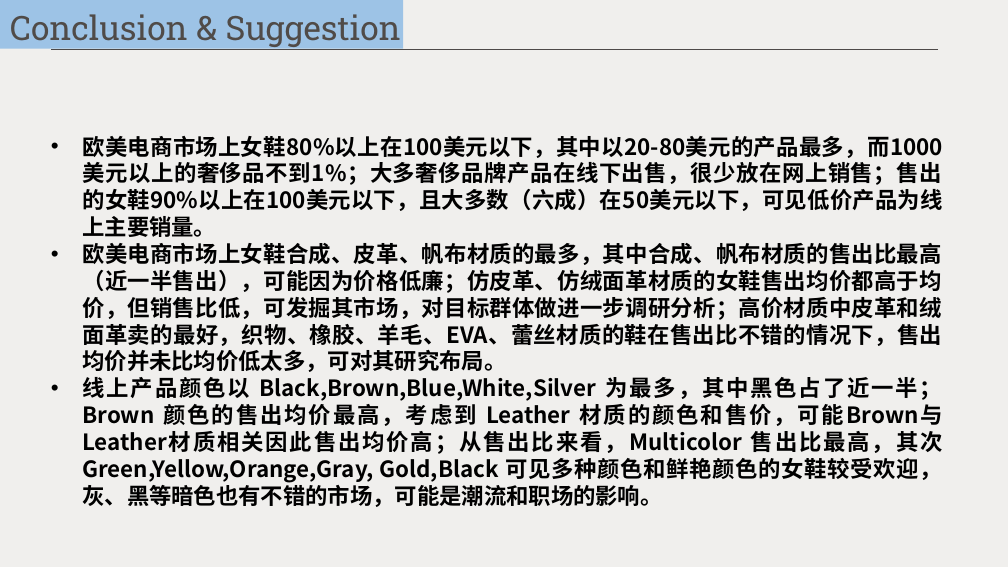
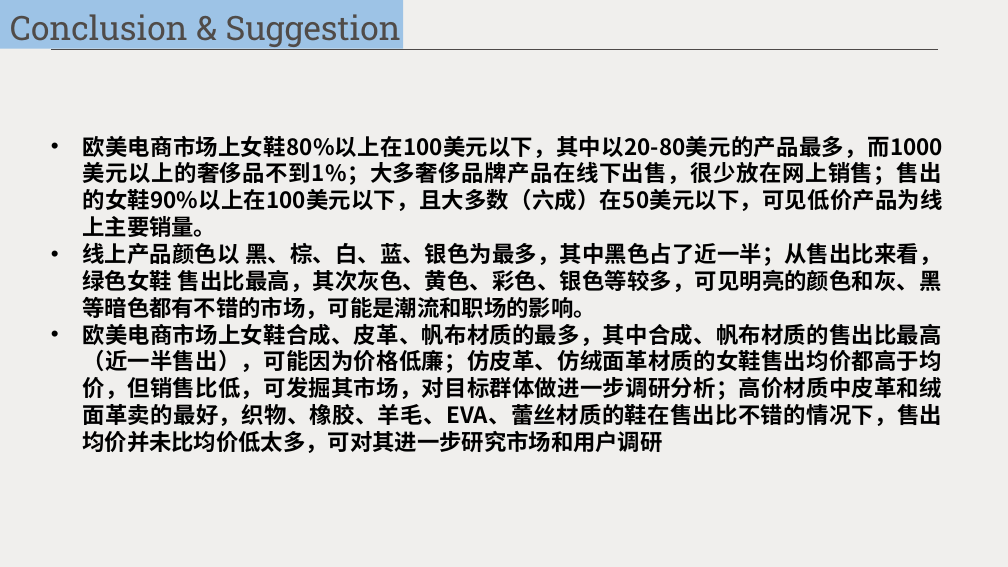
Before and after one commit to ShiyuNie/DataAnalysis-SQLTableauPractice, a slide deck: slide 13 of OnlineWomenShoes.pptx (slide 11 before the commit). Drawn at 1008x567 pixels with LibreOffice and Linux fonts; fonts in the diff are those of the drawing. Boxes give left, top, right and bottom in pixels: in the first picture for what was removed or moved away, otherwise in the second. Text is boxed around its words. In the diff, an @@ line names an element or a change of style, - is before the commit and + after.

Commit message:
update

```diff
--- a/OnlineWomenShoes.pptx
+++ b/OnlineWomenShoes.pptx
@@ text at [82, 243, 942, 453]: text changed @@
-• 欧美电商市场上女鞋合成、皮革、帆布材质的最多，其中合成、帆布材质的售出比最高（近一半售出），可能因为价格低廉；仿皮革、仿绒面革材质的女鞋售出均价都高于均价，但销售比低，可发掘其市场，对目标群体做进一步调研分析；高价材质中皮革和绒面革卖的最好，织物、橡胶、羊毛、EVA、蕾丝材质的鞋在售出比不错的情况下，售出均价并未比均价低太多，可对其研究布局。
-• 线上产品颜色以 Black,Brown,Blue,White,Silver 为最多，其中黑色占了近一半；Brown 颜色的售出均价最高，考虑到 Leather 材质的颜色和售价，可能Brown与Leather材质相关因此售出均价高；从售出比来看，Multicolor 售出比最高，其次Green,Yellow,Orange,Gray, Gold,Black 可见多种颜色和鲜艳颜色的女鞋较受欢迎，灰、黑等暗色也有不错的市场，可能是潮流和职场的影响。
+• 线上产品颜色以 黑、棕、白、蓝、银色为最多，其中黑色占了近一半；从售出比来看，绿色女鞋 售出比最高，其次灰色、黄色、彩色、银色等较多，可见明亮的颜色和灰、黑等暗色都有不错的市场，可能是潮流和职场的影响。
+• 欧美电商市场上女鞋合成、皮革、帆布材质的最多，其中合成、帆布材质的售出比最高（近一半售出），可能因为价格低廉；仿皮革、仿绒面革材质的女鞋售出均价都高于均价，但销售比低，可发掘其市场，对目标群体做进一步调研分析；高价材质中皮革和绒面革卖的最好，织物、橡胶、羊毛、EVA、蕾丝材质的鞋在售出比不错的情况下，售出均价并未比均价低太多，可对其进一步研究市场和用户调研
```
Also in this commit, not shown: 3 other slides changed, 6 slides added, 4 slides removed.
